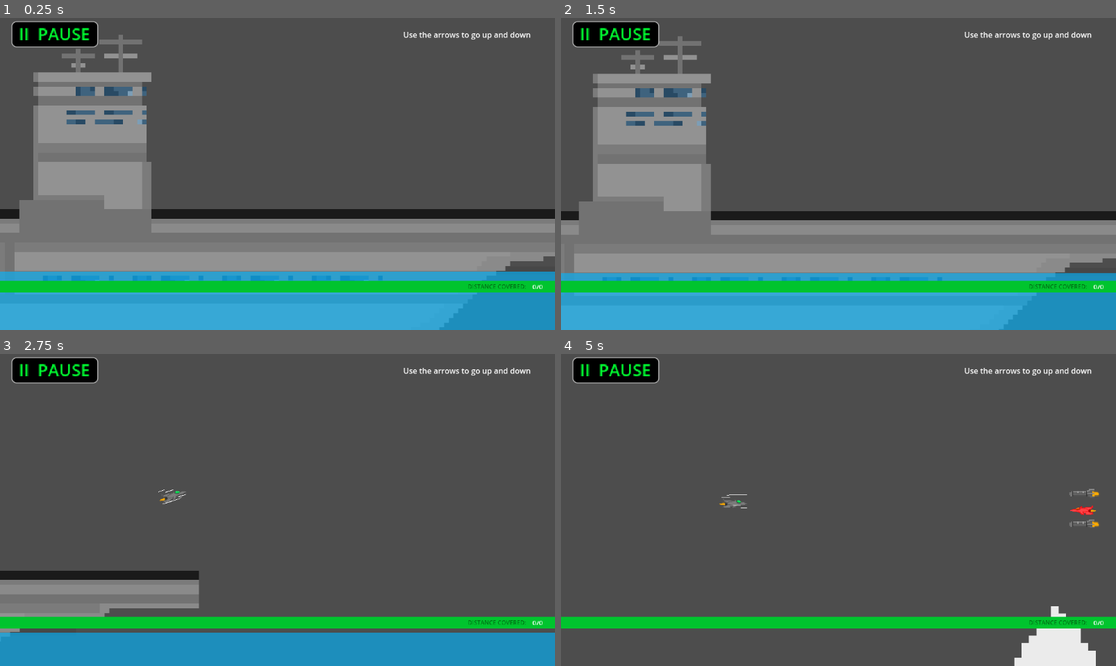
Above: before the commit, frames 1-4 (two rows, left to right).
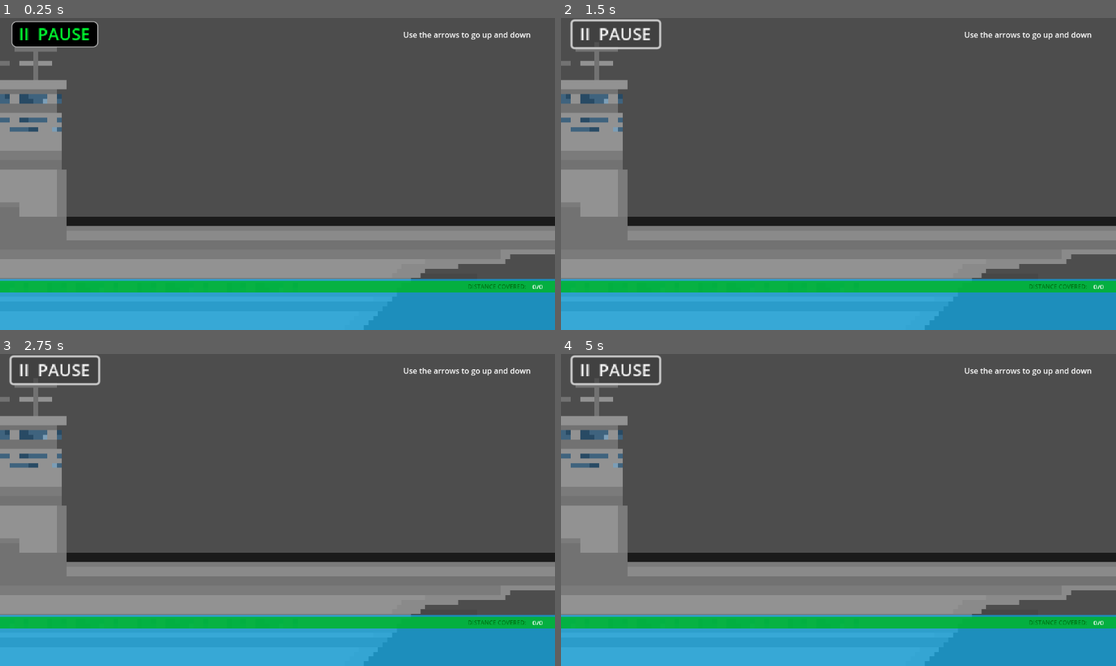
Above: after the commit, the same moments.

Repository: star6fish/DigitalTechInternalInternal
Game: Godot game, scene res://scenes/TestingScene.tscn
The game is run twice, just before and just after one commit, with the same random seed, the same clock (stepped at 60 frames per second) and the same inputs. The project has no main scene, so this scene is started directly.
Inputs:
- Up to frame 1 (0.25 s): no input
- Up to frame 2 (1.5 s): click "II PAUSE" at 0.5 s; click "RESUME" (after the commit: "II PAUSE") at 1.25 s
- Up to frame 3 (2.75 s): hold Right (ui_right) from 2.03 s (still down); tap Up (ui_up) at 2.27 s
- Up to frame 4 (5 s): tap Up (ui_up) at 3.02, 4.52 s; release Right (ui_right) at 3.53 s; hold Left (ui_left) 3.53-4.28 s; hold Right (ui_right) from 4.28 s (still down)

The runs differ from the first frame. In frame 1, 19% of the frame differs, in the area x 0-100%, y 5-100%; in frame 2, 19%; in frame 3, 30%; in frame 4, 38%, in the area x 0-100%, y 0-100%.
Error after the commit: Parse Error: Expected end of statement after expression, found "Literal" instead. (res://scripts/TestingScene.gd:98)

Commit message:
23/07/2024

Diff:
--- /dev/null
+++ b/assets/win.tscn
@@ -0,0 +1,12 @@
+[gd_scene load_steps=2 format=3 uid="uid://bivtyjvfrv15f"]
+
+[sub_resource type="RectangleShape2D" id="RectangleShape2D_7hkyn"]
+
+[node name="Node2D" type="Node2D"]
+
+[node name="Area2D" type="Area2D" parent="."]
+scale = Vector2(3.01538, 7.45995)
+
+[node name="CollisionShape2D" type="CollisionShape2D" parent="Area2D"]
+scale = Vector2(22.8397, 444.228)
+shape = SubResource("RectangleShape2D_7hkyn")
--- a/scenes/OptionsScreen.tscn
+++ b/scenes/OptionsScreen.tscn
@@ -43,6 +43,7 @@
 text = "OPTIONS"
 
 [node name="Button" type="Button" parent="."]
+layout_mode = 0
 offset_left = 353.0
 offset_top = 206.0
 offset_right = 540.0
@@ -53,6 +54,7 @@
 text = "OPTION 1"
 
 [node name="Button2" type="Button" parent="."]
+layout_mode = 0
 offset_left = 353.0
 offset_top = 285.0
 offset_right = 540.0
@@ -63,6 +65,7 @@
 text = "OPTION 2"
 
 [node name="Button3" type="Button" parent="."]
+layout_mode = 0
 offset_left = 353.0
 offset_top = 367.0
 offset_right = 540.0
@@ -73,6 +76,7 @@
 text = "OPTION 3"
 
 [node name="Button4" type="Button" parent="."]
+layout_mode = 0
 offset_left = 353.0
 offset_top = 449.0
 offset_right = 540.0
@@ -83,6 +87,7 @@
 text = "OPTION 4"
 
 [node name="Button5" type="Button" parent="."]
+layout_mode = 0
 offset_left = 354.0
 offset_top = 543.0
 offset_right = 495.0
--- a/scenes/PauseScreen.tscn
+++ b/scenes/PauseScreen.tscn
@@ -43,6 +43,7 @@
 text = "PAUSED"
 
 [node name="Button" type="Button" parent="."]
+layout_mode = 0
 offset_left = 325.0
 offset_top = 238.0
 offset_right = 422.0
@@ -53,6 +54,7 @@
 text = "RESUME"
 
 [node name="Button2" type="Button" parent="."]
+layout_mode = 0
 offset_left = 328.0
 offset_top = 410.0
 offset_right = 467.0
--- a/scenes/TestingScene.tscn
+++ b/scenes/TestingScene.tscn
@@ -11,8 +11,22 @@
 [ext_resource type="PackedScene" uid="uid://cyjlqnw5dsikp" path="res://assets/jetplane_obstacle4.tscn" id="8_271cl"]
 [ext_resource type="PackedScene" uid="uid://dpj1bnft2f0bf" path="res://assets/ocean.tscn" id="10_vq2ss"]
 [ext_resource type="PackedScene" uid="uid://1yw6q0csnkrc" path="res://assets/aircraftcarrier.tscn" id="11_3sgq2"]
+[ext_resource type="PackedScene" uid="uid://bivtyjvfrv15f" path="res://assets/win.tscn" id="12_nivx7"]
 
 [sub_resource type="StyleBoxFlat" id="StyleBoxFlat_sj4is"]
+bg_color = Color(0, 0, 0, 1)
+border_width_left = 1
+border_width_top = 1
+border_width_right = 1
+border_width_bottom = 1
+border_blend = true
+corner_radius_top_left = 4
+corner_radius_top_right = 4
+corner_radius_bottom_right = 4
+corner_radius_bottom_left = 4
+corner_detail = 20
+
+[sub_resource type="StyleBoxFlat" id="StyleBoxFlat_eakbq"]
 bg_color = Color(0, 0, 0, 1)
 border_width_left = 1
 border_width_top = 1
@@ -63,14 +77,14 @@
 offset_right = 1152.0
 offset_bottom = 586.0
 scale = Vector2(1, 0.599999)
-color = Color(0, 0.458824, 0.0901961, 1)
+color = Color(0, 0.458824, 0.0901961, 0.505882)
 
 [node name="ColorRect" type="ColorRect" parent="CanvasLayer"]
 offset_top = 546.0
 offset_right = 1152.0
 offset_bottom = 586.0
 scale = Vector2(1, 0.599999)
-color = Color(0, 0.768627, 0.180392, 1)
+color = Color(0, 0.768627, 0.180392, 0.694118)
 
 [node name="Label3" type="Label" parent="CanvasLayer/ColorRect"]
 layout_mode = 0
@@ -92,6 +106,46 @@
 theme_override_colors/font_color = Color(0, 0.458824, 0.0901961, 1)
 text = "DISTANCE COVERED:"
 horizontal_alignment = 1
+
+[node name="CanvasLayer2" type="CanvasLayer" parent="."]
+process_mode = 2
+visible = false
+
+[node name="ColorRect" type="ColorRect" parent="CanvasLayer2"]
+offset_top = 26.0
+offset_right = 1310.0
+offset_bottom = 191.0
+scale = Vector2(0.880597, 0.880597)
+color = Color(0, 0, 0, 0.619608)
+
+[node name="Label" type="Label" parent="CanvasLayer2/ColorRect"]
+layout_mode = 0
+offset_left = 422.441
+offset_top = 4.54237
+offset_right = 493.441
+offset_bottom = 27.5424
+scale = Vector2(6.87413, 6.87413)
+text = "PAUSED"
+
+[node name="Button" type="Button" parent="CanvasLayer2"]
+offset_left = 291.0
+offset_top = 271.0
+offset_right = 388.0
+offset_bottom = 297.0
+scale = Vector2(5.19574, 5.39819)
+theme_override_colors/font_color = Color(0, 1, 0.192157, 1)
+theme_override_styles/normal = SubResource("StyleBoxFlat_eakbq")
+text = "RESUME"
+
+[node name="Button2" type="Button" parent="CanvasLayer2"]
+offset_left = 294.0
+offset_top = 443.0
+offset_right = 433.0
+offset_bottom = 468.0
+scale = Vector2(3.59574, 3.49454)
+theme_override_colors/font_color = Color(1, 1, 1, 1)
+theme_override_styles/normal = SubResource("StyleBoxFlat_eakbq")
+text = "HOME"
 
 [node name="CharacterBody2D" parent="." instance=ExtResource("1_86ifi")]
 position = Vector2(-693, -46)
@@ -121,6 +175,9 @@
 position = Vector2(624120, 5781)
 scale = Vector2(-64739.2, 568.407)
 
+[node name="Node2D3" parent="." instance=ExtResource("12_nivx7")]
+position = Vector2(73649, -3904)
+
 [node name="Camera2D" type="Camera2D" parent="."]
 position = Vector2(-291, -121)
 scale = Vector2(1.05241, 12.472)
@@ -128,3 +185,5 @@
 position_smoothing_enabled = true
 
 [connection signal="pressed" from="CanvasLayer/Button" to="." method="_pauseButtonPressed"]
+[connection signal="pressed" from="CanvasLayer2/Button" to="." method="_resumeButtonPressed"]
+[connection signal="pressed" from="CanvasLayer2/Button2" to="." method="_homeButtonPressed"]
--- a/scripts/TestingScene.gd
+++ b/scripts/TestingScene.gd
@@ -10,11 +10,30 @@
 
 var obstacleCoolDown = false
 
+func _win():
+	get_tree().change_scene_to_file("res://scenes/PlayScreen.tscn")
+
 func _pause():
-	get_tree().change_scene_to_file("res://scenes/PauseScreen.tscn")
+	get_tree().paused = true
+	$CanvasLayer.visible = false
+	$CanvasLayer2.visible = true
+
+func _resume():
+	get_tree().paused = false
+	$CanvasLayer2.visible = false
+	$CanvasLayer.visible = true
+
+func _home():
+	get_tree().change_scene_to_file("res://scenes/PlayScreen.tscn")
 
 func _pauseButtonPressed():
 	_pause()
+
+func _resumeButtonPressed():
+	_resume()
+
+func _homeButtonPressed():
+	_home()
 
 func _spawn_obstacle():
 
@@ -74,3 +93,6 @@
 
 		if obstacleCoolDown == false:
 			_spawn_obstacle()
+
+	$CanvasLayer.get_child(3).position.x = -1152 * (1 - $CharacterBody2D.position.x / $Node2D3.position.x)
+	$CanvasLayer.get_child(3).get_child(0).text = $CharacterBody2D.position.x " / 1152"
Not shown: 1 places in scenes/TestingScene.tscn that only renumber resources
